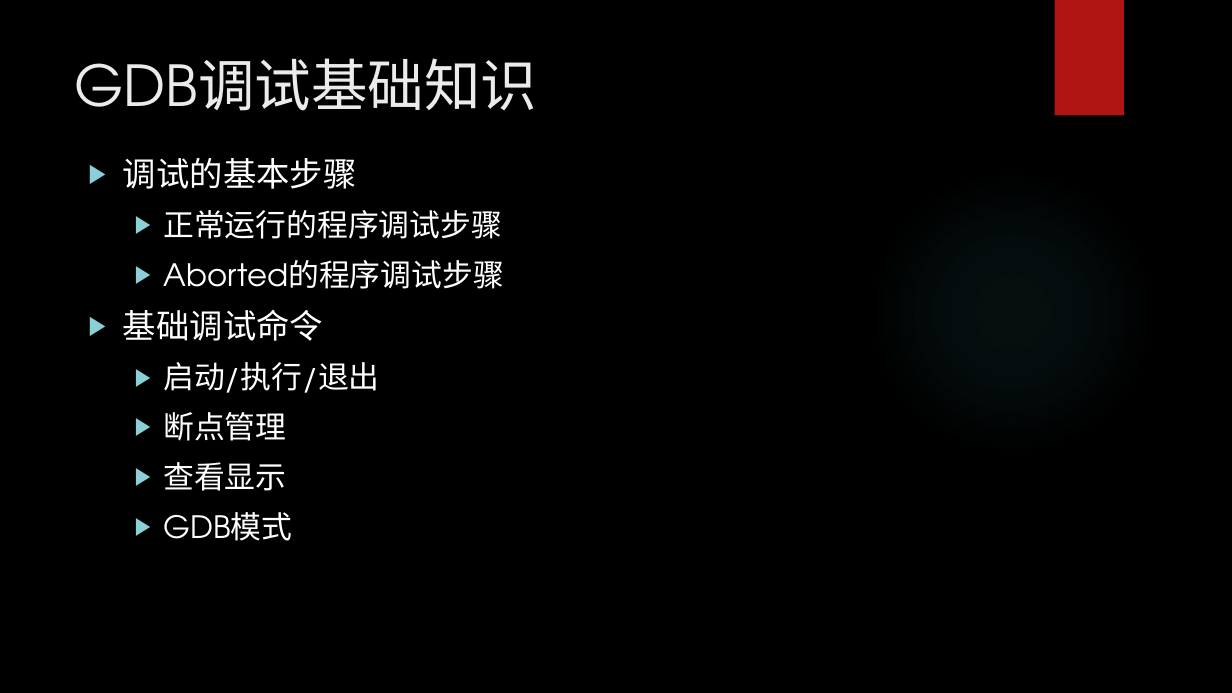
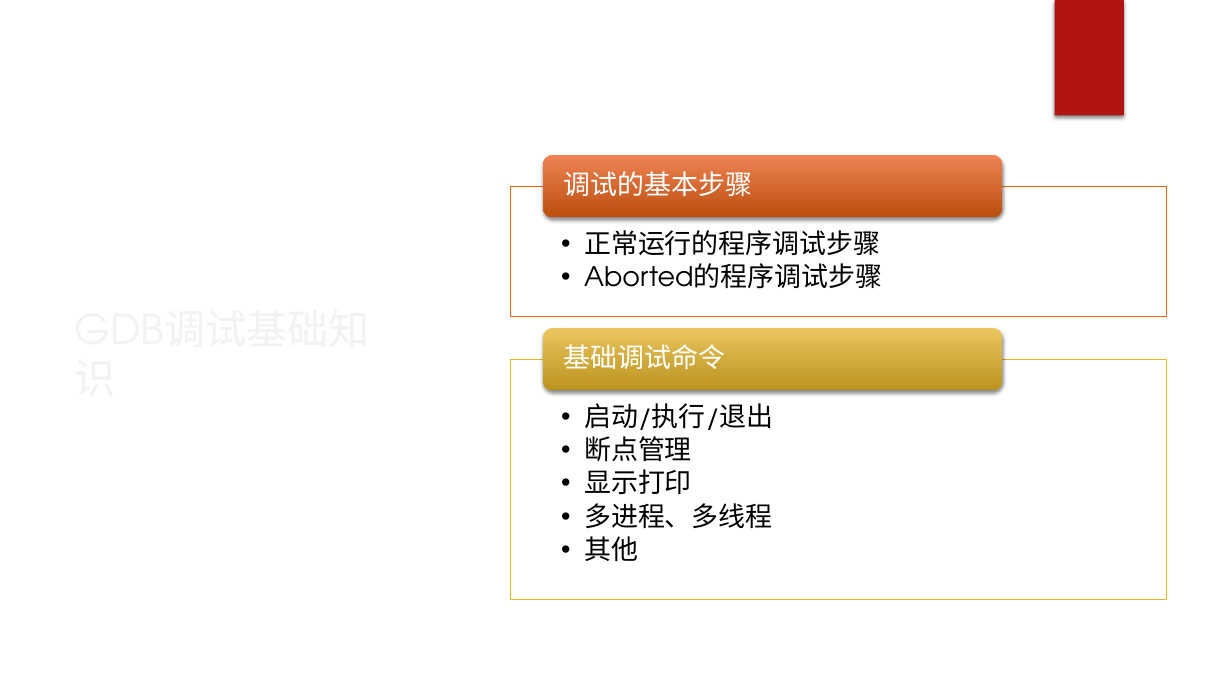
Before and after one commit to wangqinghe95/Program-Debug, a slide deck: slide 9 of ProgramDebug.pptx. Drawn at 1232x693 pixels with LibreOffice and Linux fonts; fonts in the diff are those of the drawing; background and template pictures are left out. Boxes give left, top, right and bottom in pixels: in the first picture for what was removed or moved away, otherwise in the second. Text is boxed around its words. In the diff, an @@ line names an element or a change of style, - is before the commit and + after.

```diff
--- a/ProgramDebug.pptx
+++ b/ProgramDebug.pptx
@@ freeform shape added at [399, 0, 456, 375], fill #FFFFFF at 20% opacity @@
@@ freeform shape added at [421, 0, 1232, 693], fill #FFFFFF @@
@@ rectangle removed at [1055, 0, 1124, 116] @@
@@ rectangle added at [1055, 0, 1124, 116], fill #B01513 @@
@@ title "GDB调试基础知识": place and size @@
-title "GDB调试基础知识" at [75, 58, 538, 111]
+title "GDB调试基础知识" at [65, 146, 379, 608]
@@ title "GDB调试基础知识" at [65, 146, 379, 608]: size 44 to 32 pt, text colour #EBEBEB to #F2F2F2; vertical alignment top to middle @@
@@ text removed at [123, 158, 504, 541] @@
-▶ 调试的基本步骤
-  ▶ 正常运行的程序调试步骤
-  ▶ Aborted的程序调试步骤
-▶ 基础调试命令
-  ▶ 启动/执行/退出
-  ▶ 断点管理
-  ▶ 查看显示
-  ▶ GDB模式
@@ ellipse at [870, 169, 1154, 454]: fill gradient #50B9C1 to gradient #F3F3F3 @@
@@ group added at [510, 154, 1166, 600]: 4 texts, 2 rectangles, 2 rounded rectangles @@
+  • 正常运行的程序调试步骤
+  • Aborted的程序调试步骤
+调试的基本步骤
+  • 启动/执行/退出
+  • 断点管理
+  • 显示打印
+  • 多进程、多线程
+  • 其他
+基础调试命令
```
Also in this commit, not shown: 2 other slides changed, 9 slides added, 5 other files.
